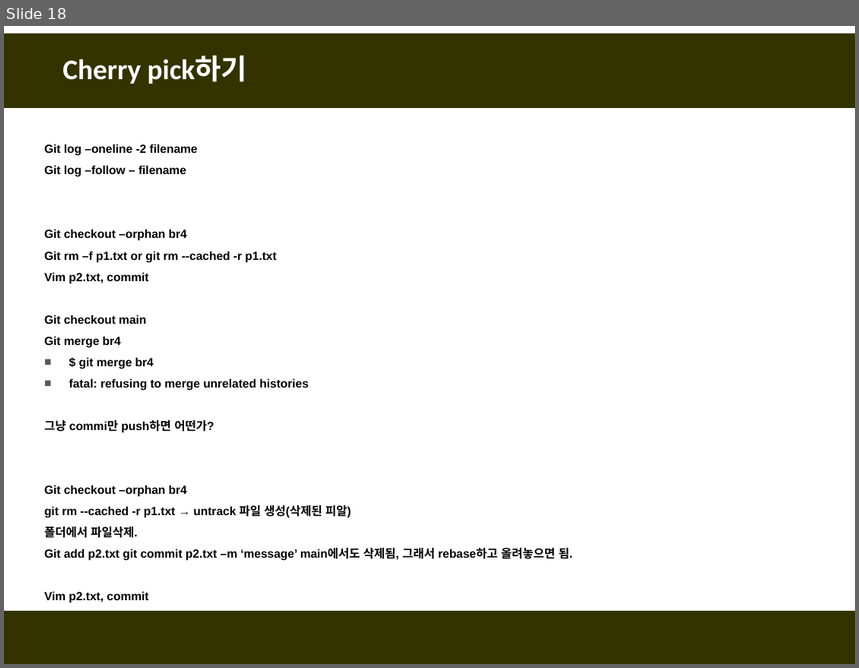
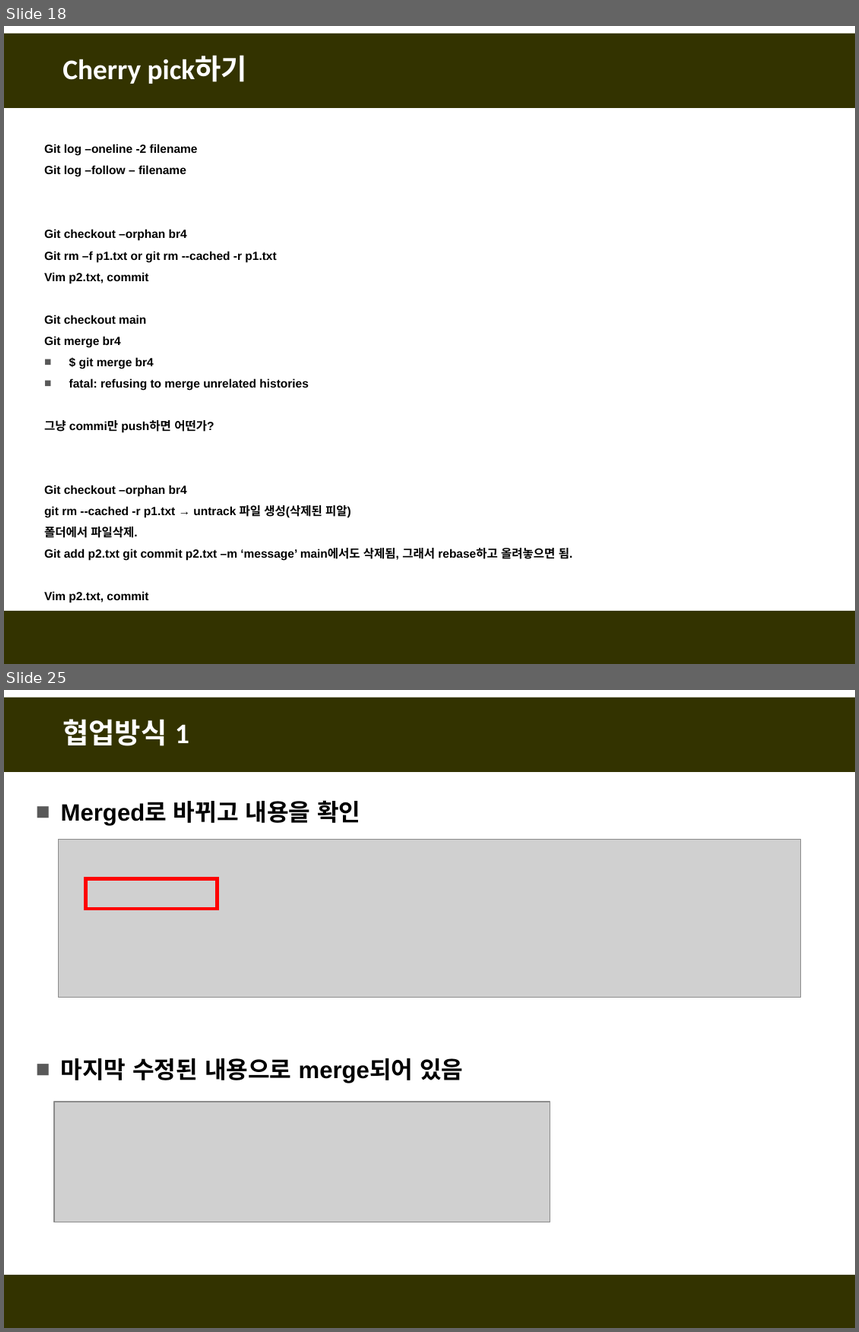
Before and after one commit to fasthill/github-lecture, a slide deck: git및github첫걸음6-정리중.pptx. Shown one above the other, each under a label of ours: slide 18 before the commit, slides 18 and 25 after it; the slides between them are not shown. The pictures are 859x668 and 859x1332 pixels, drawn with LibreOffice and Linux fonts; fonts in the diff are those of the drawing; grey boxes stand for pictures. Boxes give left, top, right and bottom in pixels: in the first picture for what was removed or moved away, otherwise in the second. Text is boxed around its words. In the diff, an @@ line names an element or a change of style, - is before the commit and + after.

```diff
--- a/git및github첫걸음6-정리중.pptx
+++ b/git및github첫걸음6-정리중.pptx
@@ slide 25 added at [4,690,855,1328], background #FFFFFF; not listed: 2 template elements that a slide beside it also shows @@
@@ title added at [63,719,189,746], 24 pt, text #FFFFFF, bold @@
+협업방식 1
@@ text added at [61,800,360,825], 20 pt, text #000000, bold @@
+■ Merged로 바뀌고 내용을 확인
@@ picture added at [59,840,801,997] @@
@@ rectangle added at [86,879,218,909], outline #FF0000 3 pt @@
@@ text added at [61,1059,463,1083], 20 pt, text #000000, bold @@
+■ 마지막 수정된 내용으로 merge되어 있음
@@ picture added at [54,1102,550,1223] @@
```
Also in this commit, not shown: 15 other slides added.
